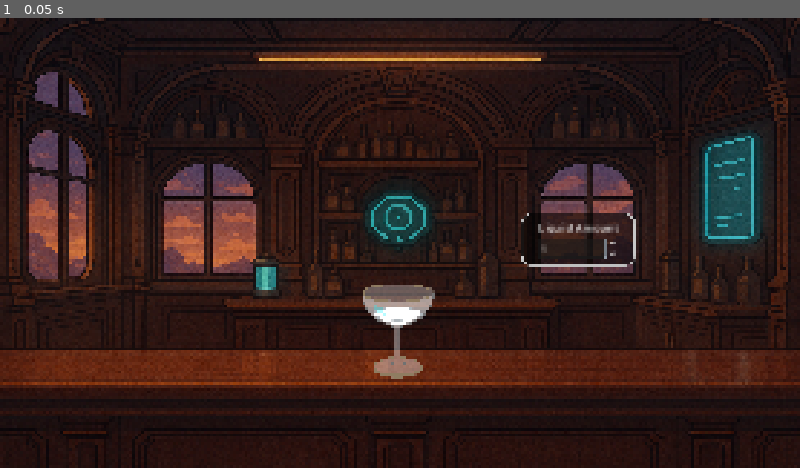
Above: before the commit, frame 1.
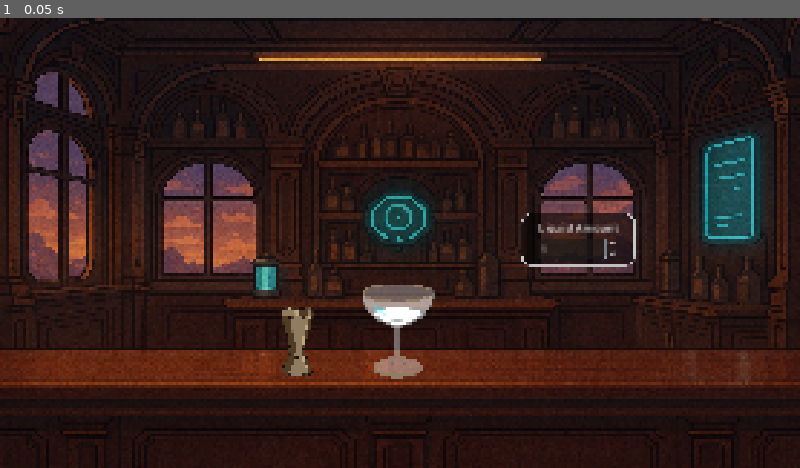
Above: after the commit, the same moment.

Repository: AniceM/cocktail
Game: Godot game, scene res://demo/bar_scene.tscn
Two runs of this game, one before a commit and one after it. Both use one fixed random seed, a clock stepped at 60 frames per second and the inputs below. This scene is started directly instead of the project's main scene.
Inputs:
- Up to frame 1 (0.05 s): no input

The runs differ from the first frame. In frame 1, 0.4% of the frame differs, in the area x 35-40%, y 64-80%.

Commit message:
adjustments

Diff:
--- a/demo/bar_scene.tscn
+++ b/demo/bar_scene.tscn
@@ -1,8 +1,9 @@
-[gd_scene load_steps=6 format=3 uid="uid://xvh17tek7uhl"]
+[gd_scene load_steps=7 format=3 uid="uid://xvh17tek7uhl"]
 
 [ext_resource type="Script" uid="uid://bqhxn57ygn74d" path="res://demo/bar_scene.gd" id="1_5fes1"]
 [ext_resource type="Texture2D" uid="uid://cf45gin4768bh" path="res://assets/environments/background.png" id="1_h2ean"]
 [ext_resource type="PackedScene" uid="uid://bt2ltrb4erqxi" path="res://demo/glass.tscn" id="2_o6q0j"]
+[ext_resource type="Texture2D" uid="uid://ca2vmghphar5j" path="res://assets/utensils/jigger.png" id="4_qbc78"]
 
 [sub_resource type="StyleBoxFlat" id="StyleBoxFlat_qbc78"]
 content_margin_left = 25.0
@@ -25,10 +26,10 @@
 [node name="BarScene" type="Node2D"]
 script = ExtResource("1_5fes1")
 
-[node name="CanvasLayer" type="CanvasLayer" parent="."]
+[node name="Background" type="CanvasLayer" parent="."]
 layer = -1
 
-[node name="TextureRect" type="TextureRect" parent="CanvasLayer"]
+[node name="BackgroundImage" type="TextureRect" parent="Background"]
 anchors_preset = 15
 anchor_right = 1.0
 anchor_bottom = 1.0
@@ -38,13 +39,9 @@
 expand_mode = 2
 metadata/_edit_lock_ = true
 
-[node name="Glass" parent="." instance=ExtResource("2_o6q0j")]
-unique_name_in_owner = true
-position = Vector2(1145, 912.99994)
+[node name="HUD" type="CanvasLayer" parent="."]
 
-[node name="CanvasLayer2" type="CanvasLayer" parent="."]
-
-[node name="Control" type="Control" parent="CanvasLayer2"]
+[node name="Control" type="Control" parent="HUD"]
 layout_mode = 3
 anchors_preset = 15
 anchor_right = 1.0
@@ -52,7 +49,7 @@
 grow_horizontal = 2
 grow_vertical = 2
 
-[node name="PanelContainer" type="PanelContainer" parent="CanvasLayer2/Control"]
+[node name="PanelContainer" type="PanelContainer" parent="HUD/Control"]
 layout_mode = 1
 anchors_preset = 6
 anchor_left = 1.0
@@ -68,15 +65,24 @@
 scale = Vector2(2, 2)
 theme_override_styles/panel = SubResource("StyleBoxFlat_qbc78")
 
-[node name="VBoxContainer" type="VBoxContainer" parent="CanvasLayer2/Control/PanelContainer"]
+[node name="VBoxContainer" type="VBoxContainer" parent="HUD/Control/PanelContainer"]
 layout_mode = 2
 alignment = 1
 
-[node name="Label" type="Label" parent="CanvasLayer2/Control/PanelContainer/VBoxContainer"]
+[node name="Label" type="Label" parent="HUD/Control/PanelContainer/VBoxContainer"]
 layout_mode = 2
 text = "Liquid Amount"
 
-[node name="LiquidAmountEdit" type="SpinBox" parent="CanvasLayer2/Control/PanelContainer/VBoxContainer"]
+[node name="LiquidAmountEdit" type="SpinBox" parent="HUD/Control/PanelContainer/VBoxContainer"]
 unique_name_in_owner = true
 layout_mode = 2
 theme_override_styles/field_and_buttons_separator = SubResource("StyleBoxFlat_5fes1")
+
+[node name="Glass" parent="." instance=ExtResource("2_o6q0j")]
+unique_name_in_owner = true
+position = Vector2(1145, 912.99994)
+
+[node name="Jigger" type="Sprite2D" parent="."]
+position = Vector2(852.99994, 935)
+scale = Vector2(0.09, 0.09)
+texture = ExtResource("4_qbc78")
--- a/demo/glass.gd
+++ b/demo/glass.gd
@@ -28,9 +28,11 @@
 
 	# Set the initial values
 	set_liquid_amount(1)
-	print("Ready")
 
 func set_liquid_amount(amount: int, animate: bool = false) -> void:
+	if amount == liquid_amount:
+		return
+
 	liquid_amount = amount
 
 	var target_y = first_liquid_y + (add_liquid_y_increment * (amount - 1))
